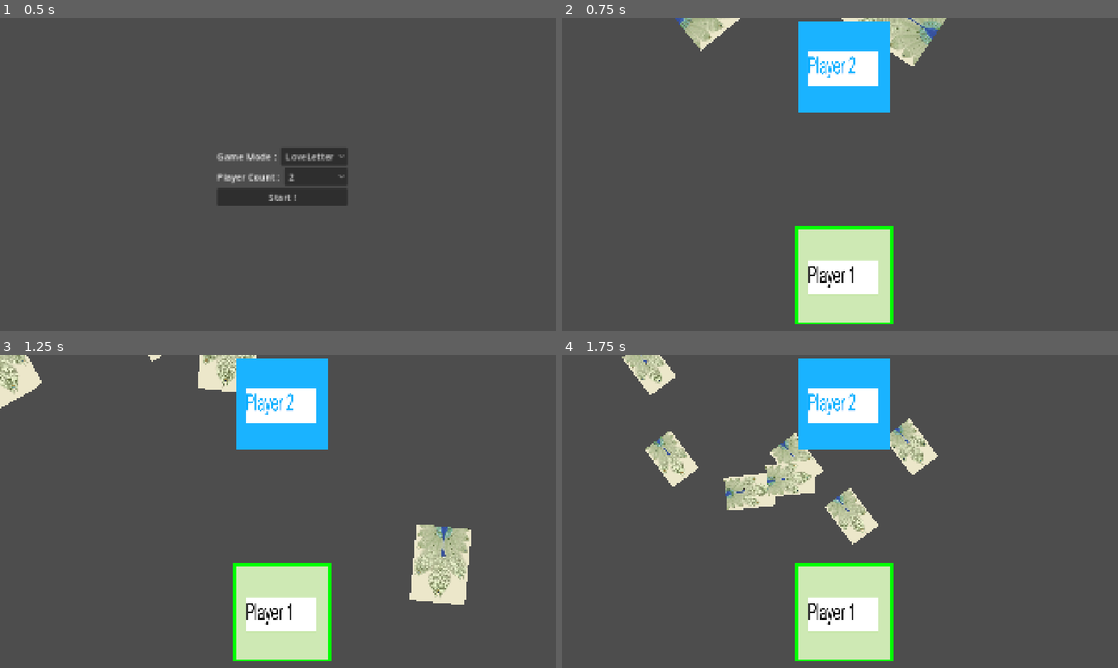
Above: before the commit, frames 1-4 (two rows, left to right).
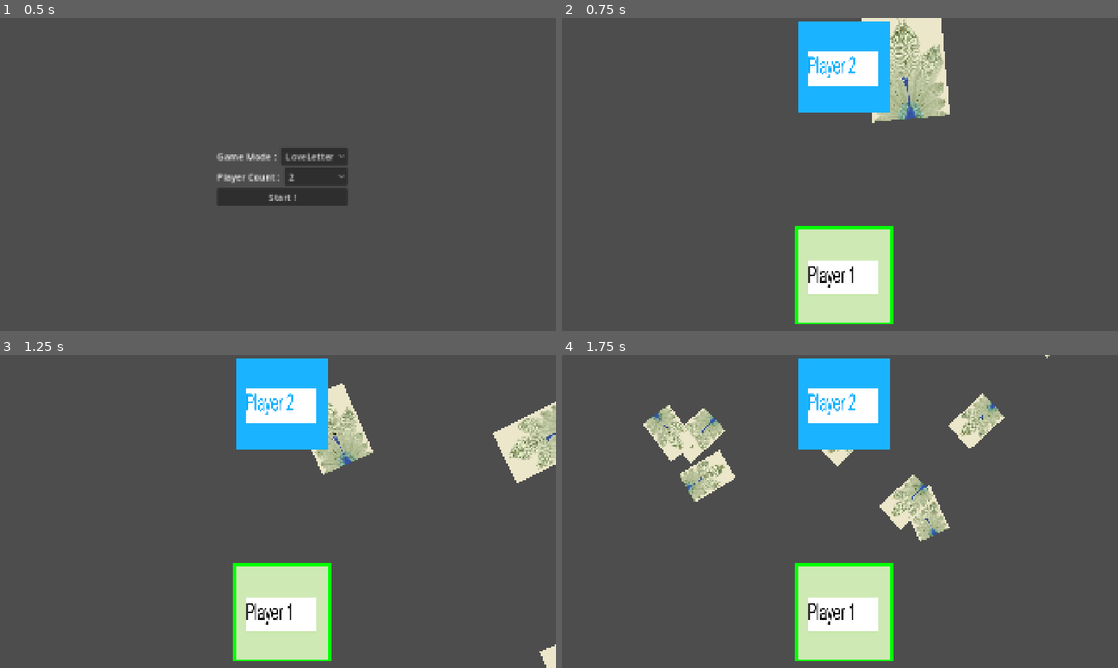
Above: after the commit, the same moments.

Repository: abhinandhari/CardGamePlayer
Game: Godot game, scene res://Scenes/start_scene.tscn
Same seed, same stepped clock (60 frames per second), same inputs: the game is played once before the commit and once after it.
Inputs (mouse positions are in pixels of both pictures, inside the frame that each line leads up to):
- Up to frame 1 (0.5 s): no input
- Up to frame 2 (0.75 s): click "Start !" at 0.5 s
- Up to frame 3 (1.25 s): no input
- Up to frame 4 (1.75 s): move the mouse to (962, 495) at 1.27 s

Frame 1 is identical in both runs. In frame 2, 3.8% of the frame differs, in the area x 20-70%, y 0-34%; in frame 3, 7.7%; in frame 4, 9.9%, in the area x 10-88%, y 0-61%.

Commit message:
BASE GAME IS DONE, except what to do on win
Well the backend works. pog

Diff:
--- a/Scenes/LoveLetter/HelperScenes/sage_select.tscn
+++ b/Scenes/LoveLetter/HelperScenes/sage_select.tscn
@@ -1,8 +1,8 @@
-[gd_scene load_steps=2 format=3 uid="uid://ha7f4wyio4y3"]
+[gd_scene format=3 uid="uid://ha7f4wyio4y3"]
 
 [ext_resource type="Script" uid="uid://c30b786e0d24b" path="res://Scripts/GameModes/LoveLetter/UIElements/SageSelect.gd" id="1_uirwe"]
 
-[node name="SageSelect" type="Control"]
+[node name="SageSelect" type="Control" unique_id=2126060842]
 visible = false
 layout_mode = 3
 anchor_left = 0.29
@@ -17,35 +17,35 @@
 grow_vertical = 2
 script = ExtResource("1_uirwe")
 
-[node name="Panel" type="Panel" parent="."]
+[node name="Panel" type="Panel" parent="." unique_id=1358809019]
 custom_minimum_size = Vector2(180, 180)
 layout_mode = 1
 offset_right = 180.0
 offset_bottom = 297.0
 
-[node name="VBoxContainer" type="VBoxContainer" parent="Panel"]
+[node name="VBoxContainer" type="VBoxContainer" parent="Panel" unique_id=2146270026]
 custom_minimum_size = Vector2(180, 180)
 layout_mode = 0
 offset_right = 111.0
 offset_bottom = 62.0
 
-[node name="Title" type="Label" parent="Panel/VBoxContainer"]
+[node name="Title" type="Label" parent="Panel/VBoxContainer" unique_id=170140427]
 custom_minimum_size = Vector2(180, 30)
 layout_mode = 2
 text = " *** 's card is..."
 horizontal_alignment = 1
 autowrap_mode = 1
 
-[node name="CardImage" type="TextureRect" parent="Panel/VBoxContainer"]
+[node name="CardImage" type="TextureRect" parent="Panel/VBoxContainer" unique_id=1321227880]
 custom_minimum_size = Vector2(150, 200)
 layout_mode = 2
 expand_mode = 1
 
-[node name="CardName" type="Label" parent="Panel/VBoxContainer"]
+[node name="CardName" type="Label" parent="Panel/VBoxContainer" unique_id=205306133]
 layout_mode = 2
 horizontal_alignment = 1
 
-[node name="Button" type="Button" parent="Panel/VBoxContainer"]
+[node name="Button" type="Button" parent="Panel/VBoxContainer" unique_id=539101467]
 layout_mode = 2
 text = "Close"
 
--- a/Scripts/Card.gd
+++ b/Scripts/Card.gd
@@ -115,3 +115,13 @@
 	$ImageDetails.disabled=true
 	scale_to()
 	emit_signal("playing_card",self,get_parent().get_parent())
+
+func set_selectable( is_selectable :bool ):
+	# 1. Block/Allow Mouse Input on the Control node
+	if is_selectable:
+		$ImageDetails.modulate = Color(1, 1, 1, 1) # Normal bright color
+		$ImageDetails.disabled=false
+	else:
+		$ImageDetails.modulate = Color(0.4, 0.4, 0.4, 0.7) # Darkened / Greyed out
+		$ImageDetails.disabled=true
+	pass
--- a/Scripts/GameModes/AbstractGameMode.gd
+++ b/Scripts/GameModes/AbstractGameMode.gd
@@ -78,3 +78,6 @@
 func setup_discard_pile(discardPileNode):
 	emit_signal("to_discard_pile_node",PlayerManager.players.size(),requiresPlayerNames)
 	pass
+
+func on_turn_start(player : Player):
+	pass
--- a/Scripts/GameModes/LoveLetter/LoveLetterMode.gd
+++ b/Scripts/GameModes/LoveLetter/LoveLetterMode.gd
@@ -38,12 +38,12 @@
 
 func create_deck(rules="DEFAULT"):
 	var deck :Array[AbstractCard]=[]
-	var card
+	#var card:LoveLetterCard
+	##Actual game mode
 	#for i in range(5):
-		#card=load_up_card_scene().initialize(1) #Guards
-		#deck.append(card)
+		#deck.append(load_up_card_scene().initialize(1))
 		#pass
-	#for i in range(5):
+	#for i in range(2):
 		#deck.append(load_up_card_scene().initialize(2))
 		#deck.append(load_up_card_scene().initialize(3))
 		#deck.append(load_up_card_scene().initialize(4))
@@ -52,11 +52,19 @@
 	#deck.append(load_up_card_scene().initialize(6))
 	#deck.append(load_up_card_scene().initialize(7))
 	#deck.append(load_up_card_scene().initialize(8))
+	#Specific card testing
 	for i in range(5):
-		deck.append(load_up_card_scene().initialize(6))
-	deck.append(load_up_card_scene().initialize(1))
-	deck.append(load_up_card_scene().initialize(1))
-	deck.append(load_up_card_scene().initialize(1))
+		deck.append(load_up_card_scene().initialize(7))
+
+		# One of each card
+	deck.append(load_up_card_scene().initialize(5))
+	deck.append(load_up_card_scene().initialize(6))
+	deck.append(load_up_card_scene().initialize(8))
+	deck.append(load_up_card_scene().initialize(4))
+	#deck.append(load_up_card_scene().initialize(5))
+	#deck.append(load_up_card_scene().initialize(6))
+	#deck.append(load_up_card_scene().initialize(7))
+	#deck.append(load_up_card_scene().initialize(8))
 
 	pass
 	connect_card_signals(deck)
@@ -81,6 +89,12 @@
 	cardInPlay=cardPlayed
 	if(cardPlayed.cardType==CardType.HANDMAID):
 		resolve_maid_play()
+		return
+	if(cardPlayed.cardType==CardType.QUEEN):
+		resolve_queen_play()
+		return
+	if(cardPlayed.cardType==CardType.PRINCESS):
+		resolve_princess_play()
 		return
 	currentGameState=GameState.WAITING_FOR_TARGET
 	highlight_valid_players(cardPlayed.cardType)
@@ -115,13 +129,12 @@
 
 func perform_action_to_player(destinationPlayer=selectedPlayer,sourcePlayer=PlayerManager.currentPlayer):
 	var ui_element = get_parent().get_node(UI_COMPONENTS_NODE)
-
 	match cardInPlay.cardType:
 		CardType.GUARD:
 			ui_element.get_node("GuardGuess").visible=true
 			print(cardInPlay.displayText + " is played")
 		CardType.SAGE:
-			ui_element.get_node("SageGuess").visible=true
+			ui_element.get_node("SageSelect").visible=true
 			emit_signal("sage_card",destinationPlayer)
 			print(cardInPlay.displayText + " is played")
 		CardType.BARON:
@@ -129,6 +142,7 @@
 			emit_signal("baron_card",sourcePlayer,destinationPlayer)
 			print(cardInPlay.displayText + " is played")
 		CardType.HANDMAID:
+			#Not needed
 			print(cardInPlay.displayText + " is played")
 		CardType.PRINCE:
 			resolve_prince_play(selectedPlayer)
@@ -137,8 +151,10 @@
 			resolve_king_play(selectedPlayer)
 			print(cardInPlay.displayText + " is played")
 		CardType.QUEEN:
+			#Not needed
 			print(cardInPlay.displayText + " is played")
 		CardType.PRINCESS:
+			#Not needed
 			print(cardInPlay.displayText + " is played")
 		_:
 			print("Invalid move...")
@@ -175,7 +191,9 @@
 		emit_signal("game_ended",PlayerManager.currentPlayer)
 	elif(DeckManager.deck.is_empty()) :
 		print("Game is indeed over, now checking who has the biggest card!")
-		emit_signal("game_ended",PlayerManager.currentPlayer) #WInner is to be sent here
+		var winner = comparePlayerCards()
+		print("WINNER : " + str(winner))
+		emit_signal("game_ended",winner) #WInner is to be sent here
 	else:
 	#await get_tree().create_timer(1.0).timeout
 		currentGameState=GameState.IDLE
@@ -208,7 +226,7 @@
 	if(losingPlayer==null):
 		emit_signal("perform_transition","No one lost...",false)
 	else:
-		emit_signal("perform_transition",losingPlayer.displayPlayer()+"lost...",false)
+		emit_signal("perform_transition",losingPlayer.displayPlayer()+" lost... with "+str(losingPlayer.hand.get_child(0)),false)
 		PlayerManager.remove_player(losingPlayer)
 	end_of_turn()
 
@@ -220,7 +238,13 @@
 	end_of_turn()
 
 func resolve_prince_play(player:Player):
+	var card :LoveLetterCard= player.hand.get_child(0)
 	player.discard_card(player.hand.get_child(0))
+	if(card.cardType == CardType.PRINCESS):
+		emit_signal("perform_transition",player.displayPlayer()+" lost his princess...",false)
+		PlayerManager.remove_player(player)
+		end_of_turn()
+		return
 	PlayerManager.deal_to_player(player)
 	end_of_turn()
 	pass
@@ -253,3 +277,59 @@
 		false
 	)
 	end_of_turn()
+	pass
+
+func on_turn_start(player : Player):
+	#var currentPlayer=PlayerManager.currentPlayer
+	if(player!=PlayerManager.currentPlayer):
+		return
+	var hand_children = player.hand.get_children()
+	var holds_countess = false
+	var holds_restricted_card = false
+	for card in hand_children:
+		if card.cardType == CardType.QUEEN: # Using QUEEN from your enum as Countess placeholder
+			holds_countess = true
+		if card.cardType == CardType.PRINCE or card.cardType == CardType.KING or card.cardType == CardType.PRINCESS:
+			holds_restricted_card = true
+	for card in hand_children:
+		if holds_countess and holds_restricted_card:
+			if card.cardType == CardType.PRINCE or card.cardType == CardType.KING or card.cardType == CardType.PRINCESS:
+				card.set_selectable(false)
+			else:
+				card.set_selectable(true)
+		else:
+			# Reset all cards to selectable under normal conditions
+			card.set_selectable(true)
+	pass
+
+func resolve_queen_play():
+	print("QUEEN REACHED")
+	for card in PlayerManager.currentPlayer.hand.get_children():
+		card.set_selectable(true)
+	end_of_turn()
+	pass
+
+func resolve_princess_play():
+	emit_signal(
+	"perform_transition",
+	PlayerManager.currentPlayer.displayPlayer() + " surrendered the Princess !!! . Shame!",
+		false
+	)
+	PlayerManager.remove_player(PlayerManager.currentPlayer)
+	end_of_turn()
+
+func comparePlayerCards():
+	var currWinner = []
+	var highestPower = -1
+	for player in PlayerManager.players:
+		var playerCard :AbstractCard = player.hand.get_child(0)
+		print(str(playerCard))
+		if(playerCard.get_power() > highestPower):
+			currWinner.clear()
+			currWinner.append(player)
+			highestPower = playerCard.get_power()
+		elif(playerCard.get_power() == highestPower):
+			currWinner.append(player)
+		else:
+			continue
+	return currWinner
--- a/Scripts/GameModes/LoveLetter/UIElements/BaronFight.gd
+++ b/Scripts/GameModes/LoveLetter/UIElements/BaronFight.gd
@@ -13,10 +13,10 @@
 	print("WE REACHED HERE")
 	$Label.text="Comparing between "+sourcePlayer.displayPlayer()+" & "+destinationPlayer.displayPlayer()
 	var losingPlayer=null
-	var sourcePlayerCard = sourcePlayer.hand.get(0)
+	var sourcePlayerCard = sourcePlayer.hand.get_child(0)
 	if(sourcePlayerCard== GameArea.get_game_mode().cardInPlay):
-		sourcePlayerCard = sourcePlayer.hand.get(1)
-	var destinationPlayerCard = destinationPlayer.hand.get(0)
+		sourcePlayerCard = sourcePlayer.hand.get_child(1)
+	var destinationPlayerCard = destinationPlayer.hand.get_child(0)
 	if(sourcePlayerCard.cardType > destinationPlayerCard.cardType):
 		losingPlayer = destinationPlayer
 	if(sourcePlayerCard.cardType<destinationPlayerCard.cardType):
--- a/Scripts/GameModes/LoveLetter/UIElements/SageSelect.gd
+++ b/Scripts/GameModes/LoveLetter/UIElements/SageSelect.gd
@@ -18,7 +18,7 @@
 func show_connected_card(player):
 	print("I Reached here with player : "+str(player))
 	print("The card he has is : "+str(player.hand))
-	var requiredCard = player.hand.get(0)
+	var requiredCard = player.hand.get_child(0)
 	var nameOfCard = LoveLetterMode.CardType.find_key(requiredCard.cardType)
 	$Panel/VBoxContainer/Title.text=str("CARD OF " + player.displayPlayer() +"...")
 	$Panel/VBoxContainer/CardName.text=nameOfCard
--- a/Scripts/Player/Player.gd
+++ b/Scripts/Player/Player.gd
@@ -95,6 +95,7 @@
 
 func _on_turn_start():
 	print("Turn Start send to "+displayPlayer())
+	GameArea.get_game_mode().on_turn_start(self)
 	#if(self==PlayerManager.currentPlayer):
 		#$PlayerIcon.disabled=false
 		#print("TTT Protection ended "+str(PlayerManager.currentPlayer.displayPlayer()))
